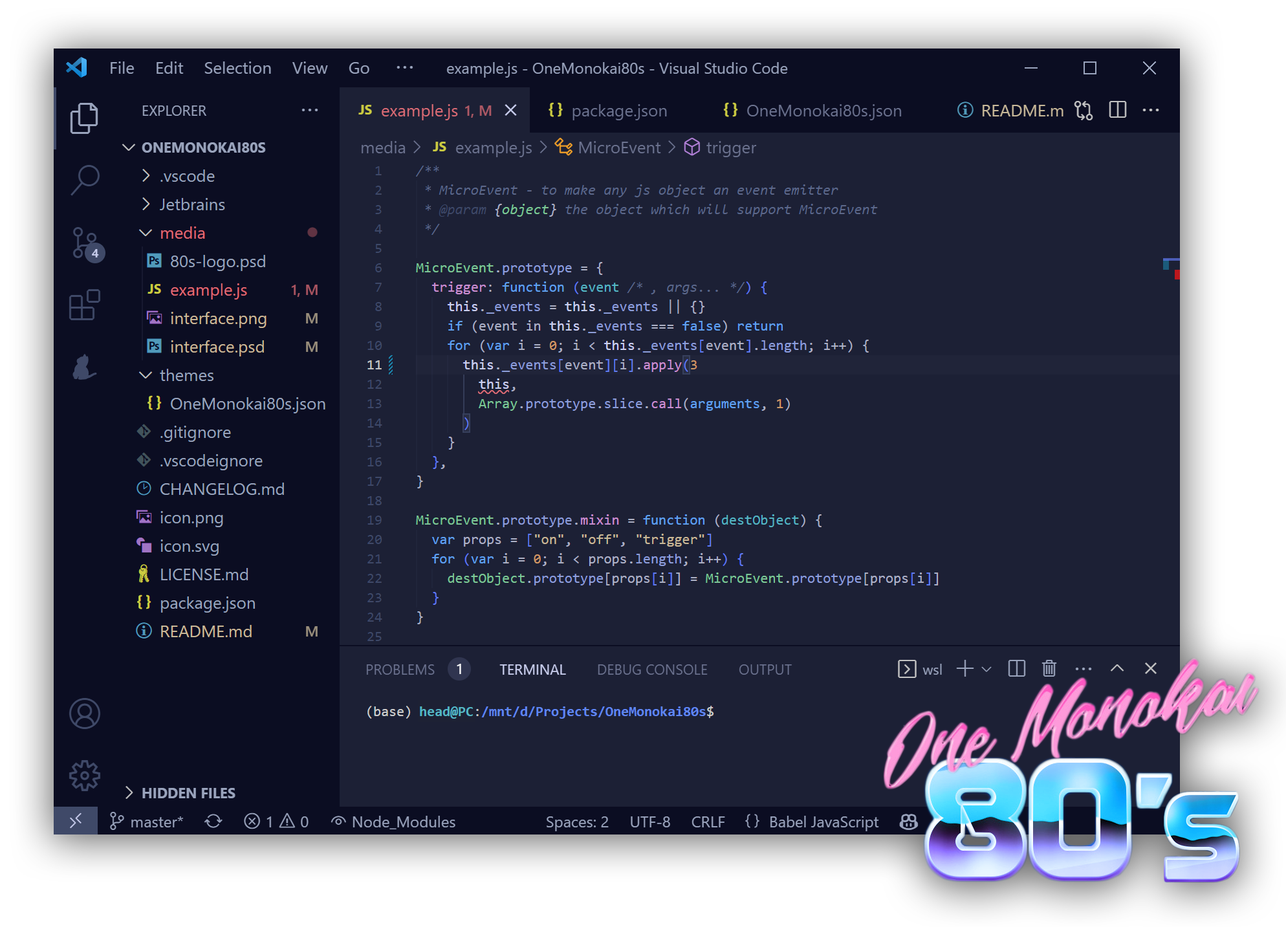
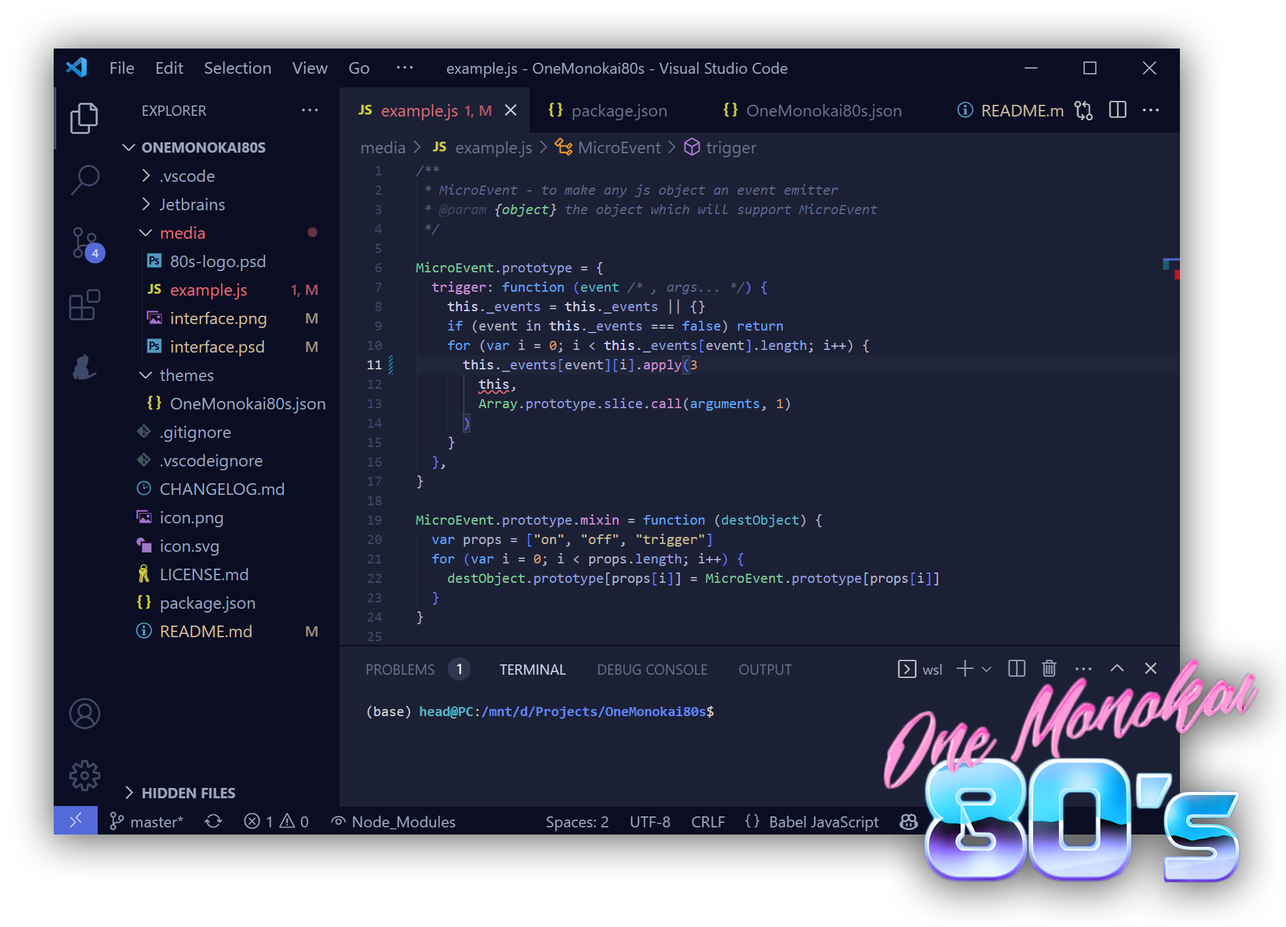
Revision of a layered 1286×927 image; what changed, layer by layer:
added layer "Layer 16" in group "Group 1" over (x1=53, y1=805, x2=103, y2=835)
added layer "Layer 18" in group "Group 1" over (x1=84, y1=242, x2=106, y2=264)
